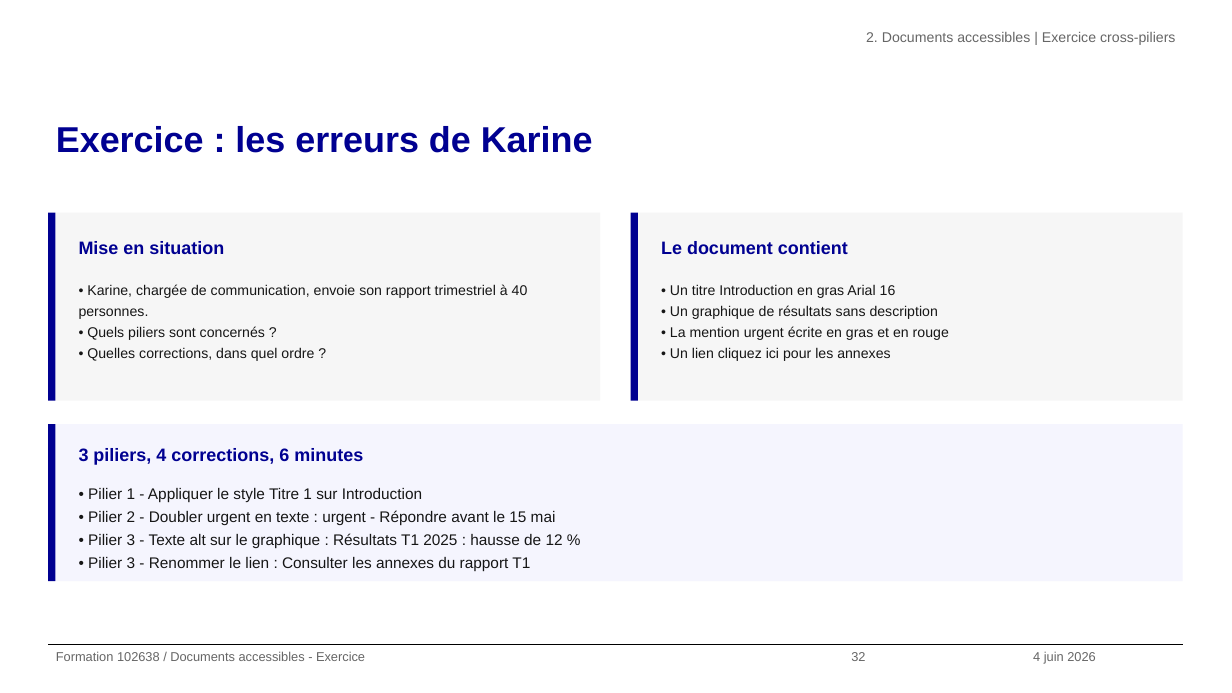
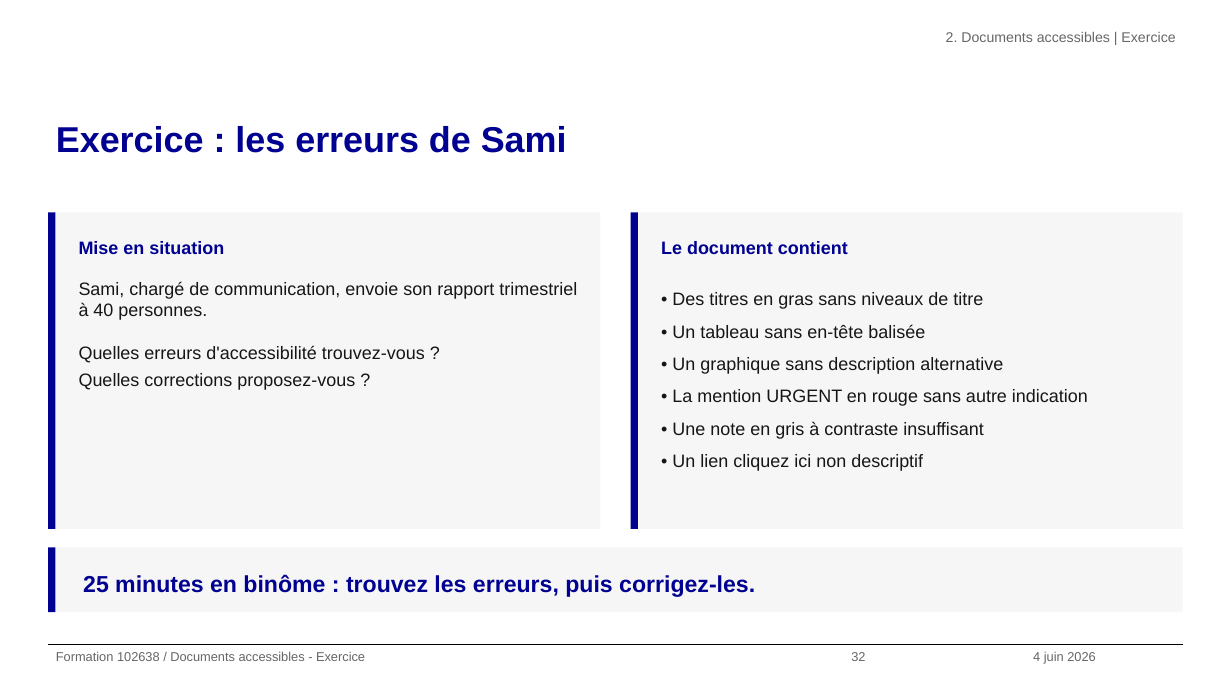
Before and after one commit to alexandra-guiderdoni/usine-fabrication-igpde-102846-ay11, a slide deck: slide 32 of formation-102638-juin-2026.pptx. Drawn at 1232x693 pixels with LibreOffice and Linux fonts; fonts in the diff are those of the drawing; background and template pictures are left out. Boxes give left, top, right and bottom in pixels: in the first picture for what was removed or moved away, otherwise in the second. Text is boxed around its words. In the diff, an @@ line names an element or a change of style, - is before the commit and + after.

Commit message:
feat: exercice Sami et illustration daltonisme

```diff
--- a/formation-102638-juin-2026.pptx
+++ b/formation-102638-juin-2026.pptx
@@ text at <box>946,32,1175,42</box>: text changed @@
-2. Documents accessibles | Exercice cross-piliers
+2. Documents accessibles | Exercice
@@ title at <box>56,126,567,153</box>: text changed @@
-Exercice : les erreurs de Karine
+Exercice : les erreurs de Sami
@@ rectangle: place and size @@
-rectangle at <box>48,213,55,401</box>
+rectangle at <box>48,213,55,529</box>
@@ rectangle: place and size @@
-rectangle at <box>55,213,600,401</box>
+rectangle at <box>55,213,600,529</box>
@@ rectangle: place and size @@
-rectangle at <box>630,213,638,401</box>
+rectangle at <box>630,213,638,529</box>
@@ rectangle: place and size @@
-rectangle at <box>638,213,1182,401</box>
+rectangle at <box>638,213,1182,529</box>
@@ text at <box>79,281,577,390</box>: text changed; size 11 to 14 pt @@
-• Karine, chargée de communication, envoie son rapport trimestriel à 40 personnes.
-• Quels piliers sont concernés ?
-• Quelles corrections, dans quel ordre ?
+Sami, chargé de communication, envoie son rapport trimestriel à 40 personnes.
+Quelles erreurs d'accessibilité trouvez-vous ?
+Quelles corrections proposez-vous ?
@@ text at <box>672,292,1088,471</box>: text changed; size 11 to 14 pt @@
-• Un titre Introduction en gras Arial 16
-• Un graphique de résultats sans description
-• La mention urgent écrite en gras et en rouge
-• Un lien cliquez ici pour les annexes
+• Des titres en gras sans niveaux de titre
+• Un tableau sans en-tête balisée
+• Un graphique sans description alternative
+• La mention URGENT en rouge sans autre indication
+• Une note en gris à contraste insuffisant
+• Un lien cliquez ici non descriptif
@@ text removed at <box>88,488,563,572</box> @@
-• Pilier 1 - Appliquer le style Titre 1 sur Introduction
-• Pilier 2 - Doubler urgent en texte : urgent - Répondre avant le 15 mai
-• Pilier 3 - Texte alt sur le graphique : Résultats T1 2025 : hausse de 12 %
-• Pilier 3 - Renommer le lien : Consulter les annexes du rapport T1
@@ rectangle: place and size @@
-rectangle at <box>48,424,55,581</box>
+rectangle at <box>48,547,55,612</box>
@@ rectangle: place and size @@
-rectangle at <box>55,424,1183,581</box>
+rectangle at <box>55,547,1183,612</box>
@@ rectangle at <box>55,547,1183,612</box>: fill #F5F5FE to #F6F6F6 @@
@@ text "25 minutes en binôme : ..." at <box>83,574,755,597</box>: vertical alignment top to middle @@
@@ text at <box>83,574,755,597</box>: text changed; size 14 to 18 pt @@
-3 piliers, 4 corrections, 6 minutes
+25 minutes en binôme : trouvez les erreurs, puis corrigez-les.
```
Also in this commit, not shown: 80 other slides changed, 42 other files.
